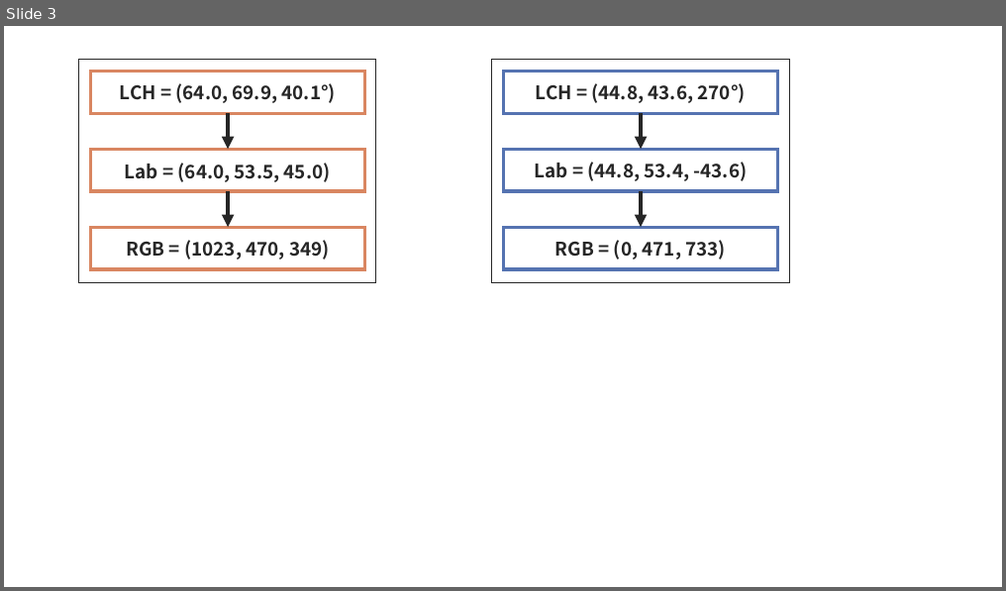
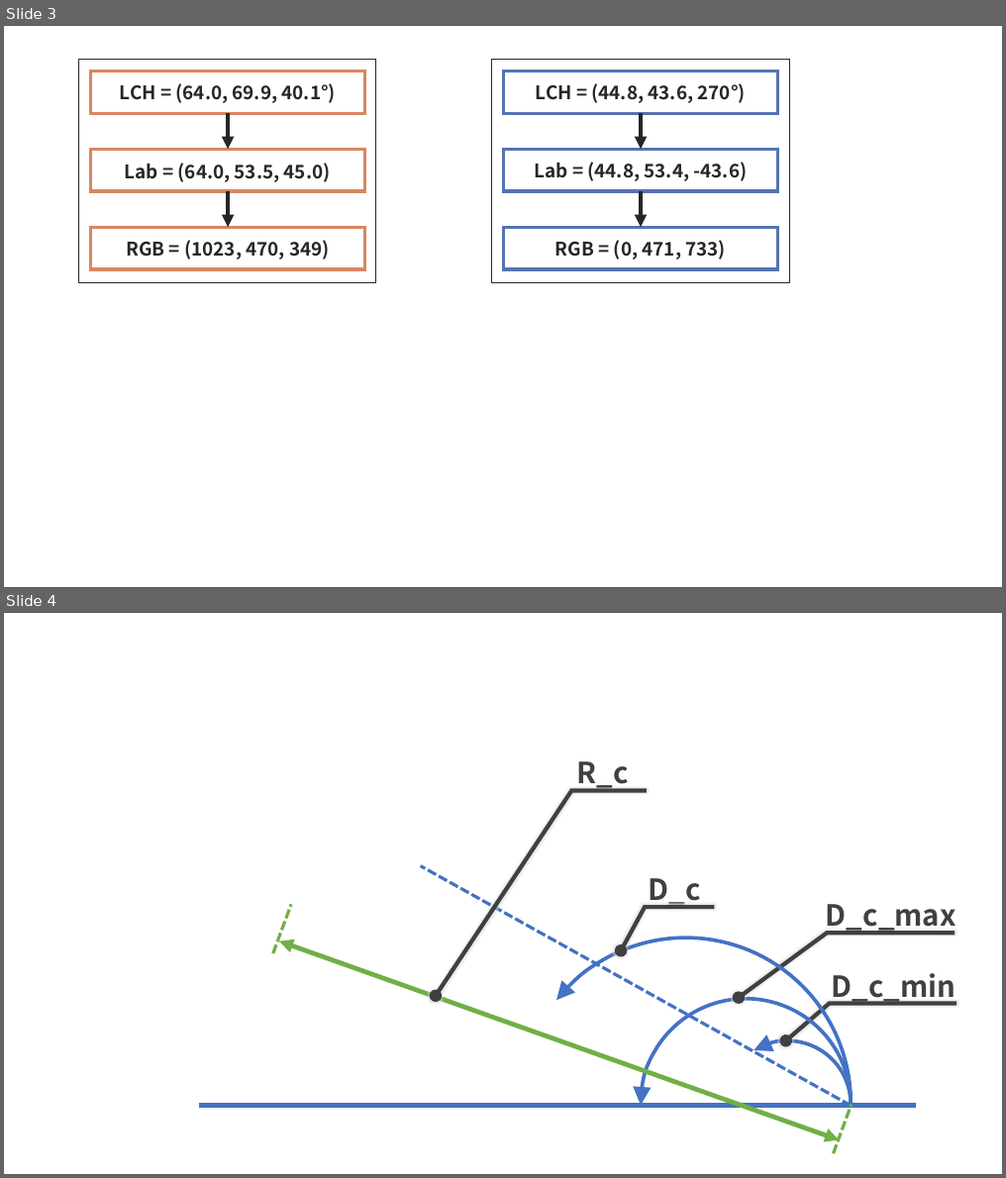
Before and after one commit to toru-ver4/sample_code, a slide deck: 2020/020_explain_BT2407/figures/figures.pptx. Shown one above the other, each under a label of ours: slide 3 before the commit, slides 3 and 4 after it. The pictures are 1006x591 and 1006x1178 pixels, drawn with LibreOffice and Linux fonts; fonts in the diff are those of the drawing; background and template pictures are left out. Boxes give left, top, right and bottom in pixels: in the first picture for what was removed or moved away, otherwise in the second. Text is boxed around its words. In the diff, an @@ line names an element or a change of style, - is before the commit and + after.

```diff
--- a/2020/020_explain_BT2407/figures/figures.pptx
+++ b/2020/020_explain_BT2407/figures/figures.pptx
@@ slide 4 added at (x1=4, y1=613, x2=1002, y2=1174), background picture (left out) @@
@@ text added at (x1=577, y1=761, x2=629, y2=791), 28 pt, text #404040, bold @@
+R_c
@@ freeform shape added at (x1=436, y1=791, x2=648, y2=996), outline #404040 4 pt @@
@@ line added from (850, 1106) to (420, 866), #4472C4 3 pt dashed @@
@@ text added at (x1=648, y1=878, x2=700, y2=908), 28 pt, text #404040, bold @@
+D_c
@@ line added from (272, 954) to (291, 904), #71AF47 3 pt dashed @@
@@ freeform shape added at (x1=621, y1=907, x2=715, y2=951), outline #404040 4 pt @@
@@ text added at (x1=826, y1=904, x2=956, y2=934), 28 pt, text #404040, bold @@
+D_c_max
@@ arc (boxed as its full ellipse) added at (x1=521, y1=938, x2=850, y2=1174), outline #4472C4 3.5 pt @@
@@ freeform shape added at (x1=739, y1=934, x2=954, y2=998), outline #404040 4 pt @@
@@ double arrow added from (279, 942) to (840, 1141), #71AF47 4.5 pt @@
@@ text added at (x1=832, y1=973, x2=956, y2=1005), 28 pt, text #404040, bold @@
+D_c_min
@@ arc (boxed as its full ellipse) added at (x1=642, y1=999, x2=851, y2=1174), outline #4472C4 3.5 pt @@
@@ freeform shape added at (x1=786, y1=1004, x2=957, y2=1042), outline #404040 4 pt @@
@@ arc (boxed as its full ellipse) added at (x1=724, y1=1042, x2=850, y2=1167), outline #4472C4 3.5 pt @@
@@ line added from (199, 1106) to (916, 1106), #4472C4 4.5 pt @@
@@ line added from (834, 1155) to (851, 1105), #71AF47 3 pt dashed @@
```
Also in this commit, not shown: 2 other slides added, 10 other files.
